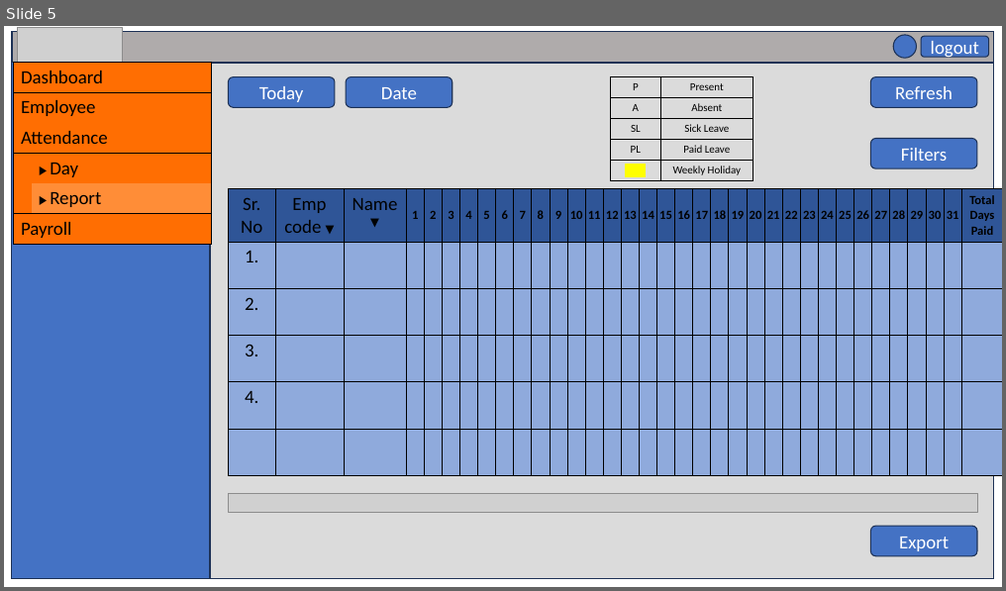
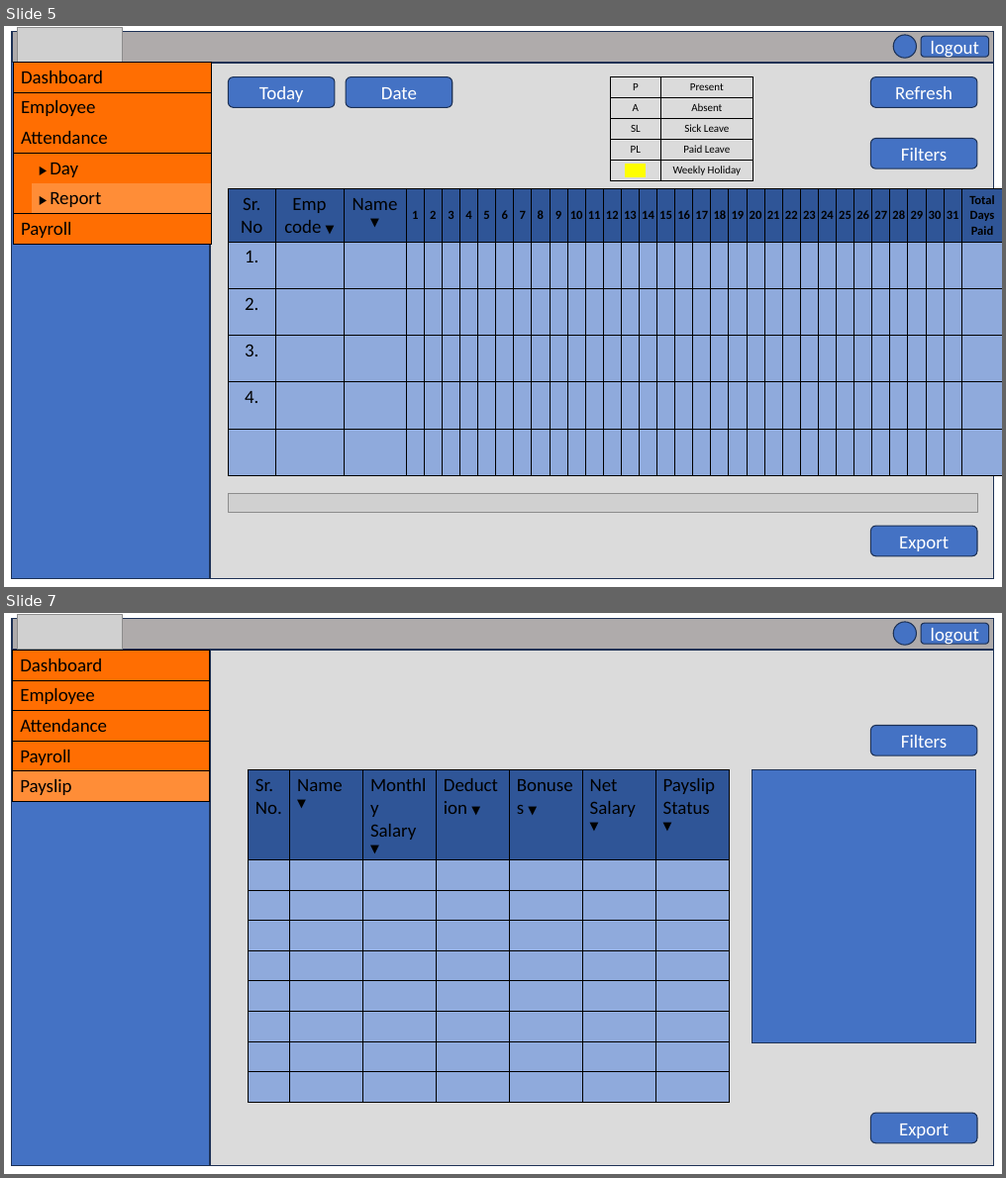
Before and after one commit to swe-mihir/Employee-Management-System-Prabhsol, a slide deck: documentation/Frontend mockup.pptx. Shown one above the other, each under a label of ours: slide 5 before the commit, slides 5 and 7 after it; the slides between them are not shown. The pictures are 1006x591 and 1006x1178 pixels, drawn with LibreOffice and Linux fonts; fonts in the diff are those of the drawing; grey boxes stand for pictures. Boxes give left, top, right and bottom in pixels: in the first picture for what was removed or moved away, otherwise in the second. Text is boxed around its words. In the diff, an @@ line names an element or a change of style, - is before the commit and + after.

Commit message:
Frontend structure up, login logout working

```diff
--- a/documentation/Frontend mockup.pptx
+++ b/documentation/Frontend mockup.pptx
@@ slide 7 added at (x1=4, y1=613, x2=1002, y2=1174), background #FFFFFF @@
@@ group added at (x1=12, y1=615, x2=994, y2=1166): 3 rectangles, 1 rounded rectangle, 1 ellipse, 1 picture @@
+logout
@@ table added at (x1=13, y1=650, x2=210, y2=799), 5 rows, 1 columns @@
+Dashboard
+Employee
+Attendance
+Payroll
+Payslip
@@ rounded rectangle added at (x1=871, y1=725, x2=977, y2=756), fill #4472C4, outline #1E3256 1 pt, 18 pt, text #FFFFFF @@
+Filters
@@ table added at (x1=249, y1=769, x2=731, y2=1101), 9 rows, 7 columns @@
+Sr. No. | Name ▼ | Monthly Salary ▼ | Deduction ▼ | Bonuses ▼ | Net Salary ▼ | Payslip Status ▼
+ |  |  |  |  |  | 
+ |  |  |  |  |  | 
+ |  |  |  |  |  | 
+ |  |  |  |  |  | 
+ |  |  |  |  |  | 
+ |  |  |  |  |  | 
+ |  |  |  |  |  | 
+ |  |  |  |  |  | 
@@ rectangle added at (x1=751, y1=769, x2=976, y2=1043), fill #4472C4, outline #1E3256 1 pt @@
@@ rounded rectangle added at (x1=871, y1=1113, x2=977, y2=1144), fill #4472C4, outline #1E3256 1 pt, 18 pt, text #FFFFFF @@
+Export
```
Also in this commit, not shown: 1 slide changed, 45 other files.
